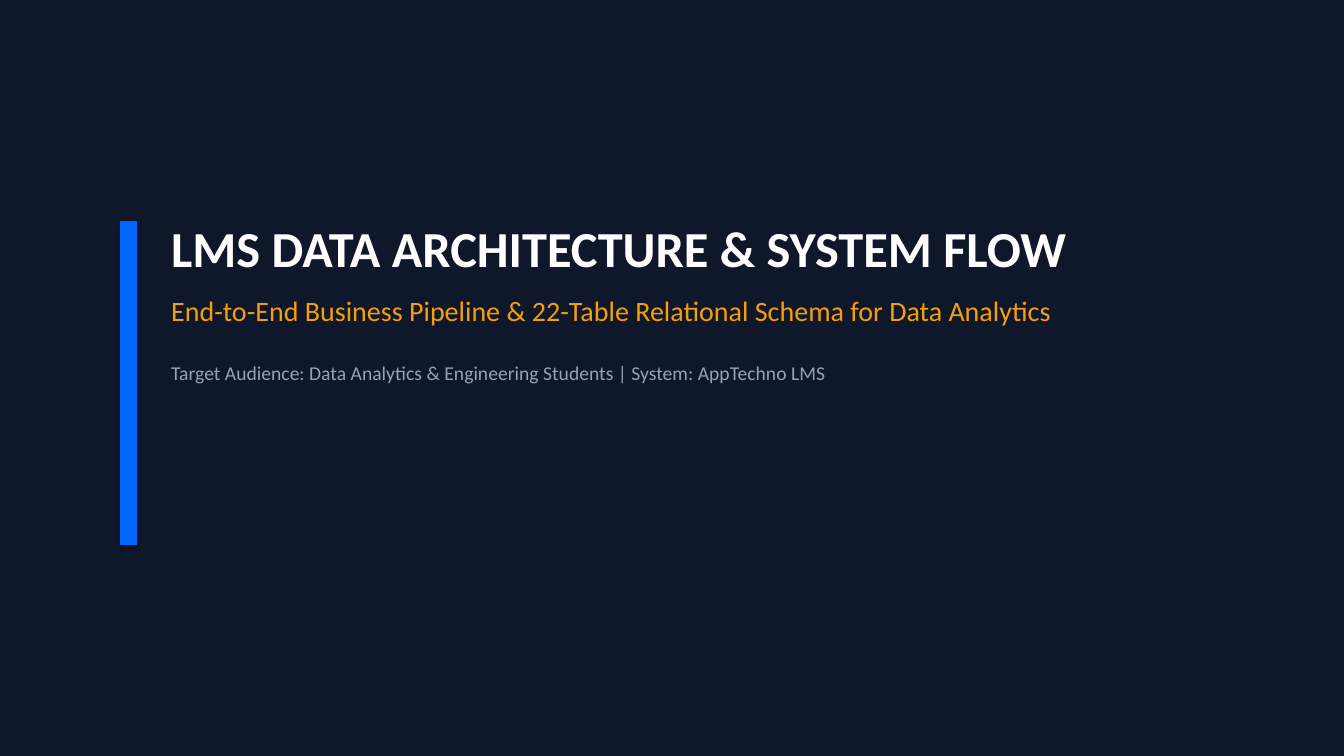
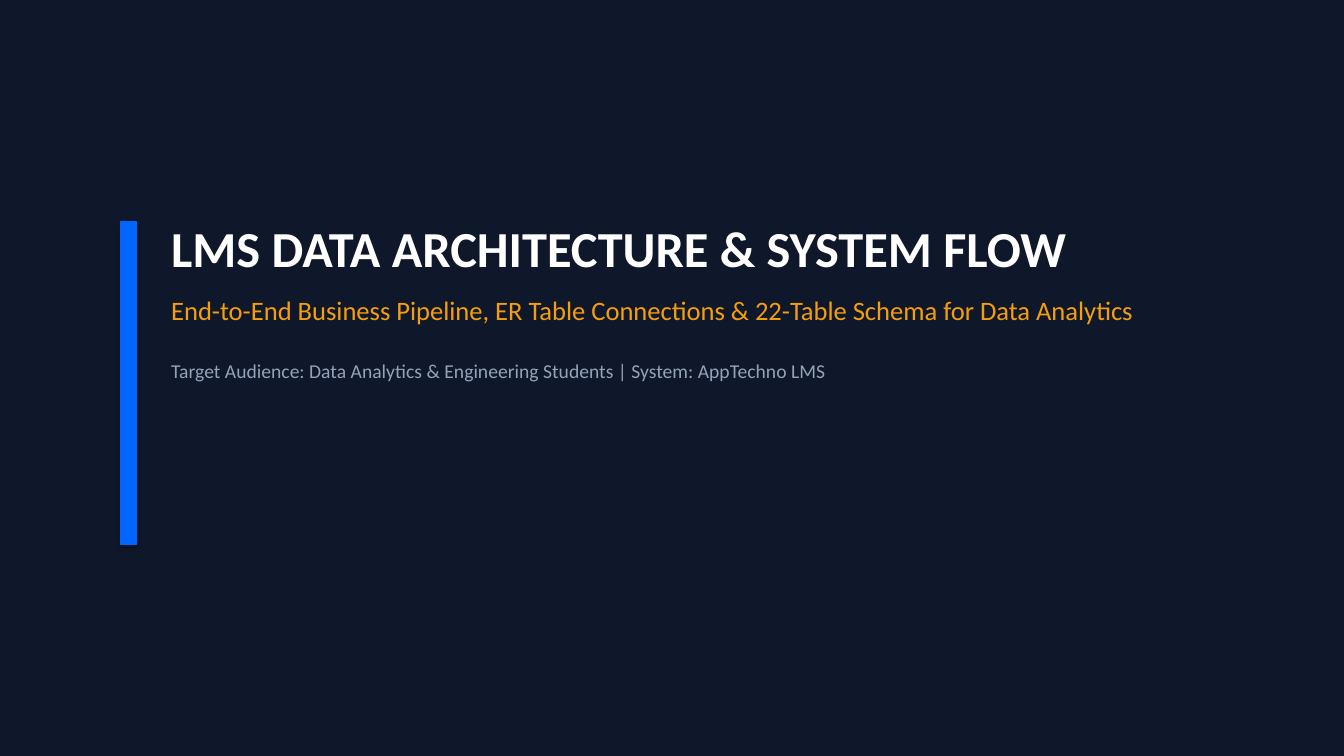
Before and after one commit to Devanshgupta712/Eduflow, a slide deck: slide 1 of LMS_Data_Architecture_and_Flow.pptx. Drawn at 1344x756 pixels with LibreOffice and Linux fonts; fonts in the diff are those of the drawing. Boxes give left, top, right and bottom in pixels: in the first picture for what was removed or moved away, otherwise in the second. Text is boxed around its words. In the diff, an @@ line names an element or a change of style, - is before the commit and + after.

Commit message:
Add dedicated ER diagram and Foreign Key table connection slides to LMS PowerPoint presentation

```diff
--- a/LMS_Data_Architecture_and_Flow.pptx
+++ b/LMS_Data_Architecture_and_Flow.pptx
@@ text at [171, 301, 1133, 325]: text changed; size 20 to 19 pt @@
-End-to-End Business Pipeline & 22-Table Relational Schema for Data Analytics
+End-to-End Business Pipeline, ER Table Connections & 22-Table Schema for Data Analytics
```
Also in this commit, not shown: 9 other slides changed, 2 slides added, 2 other files.
